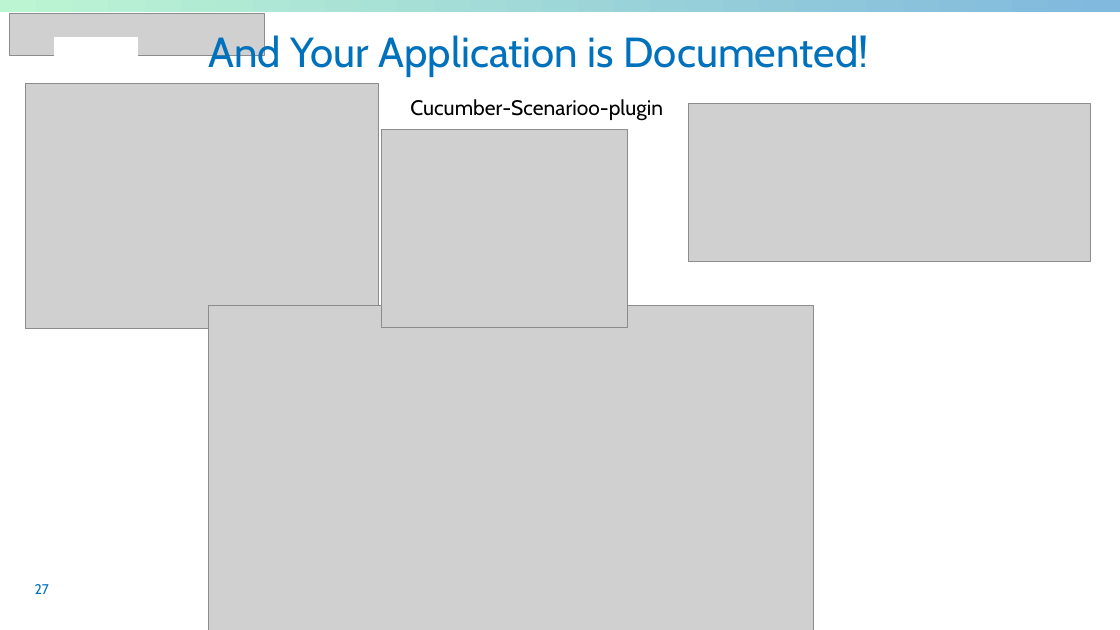
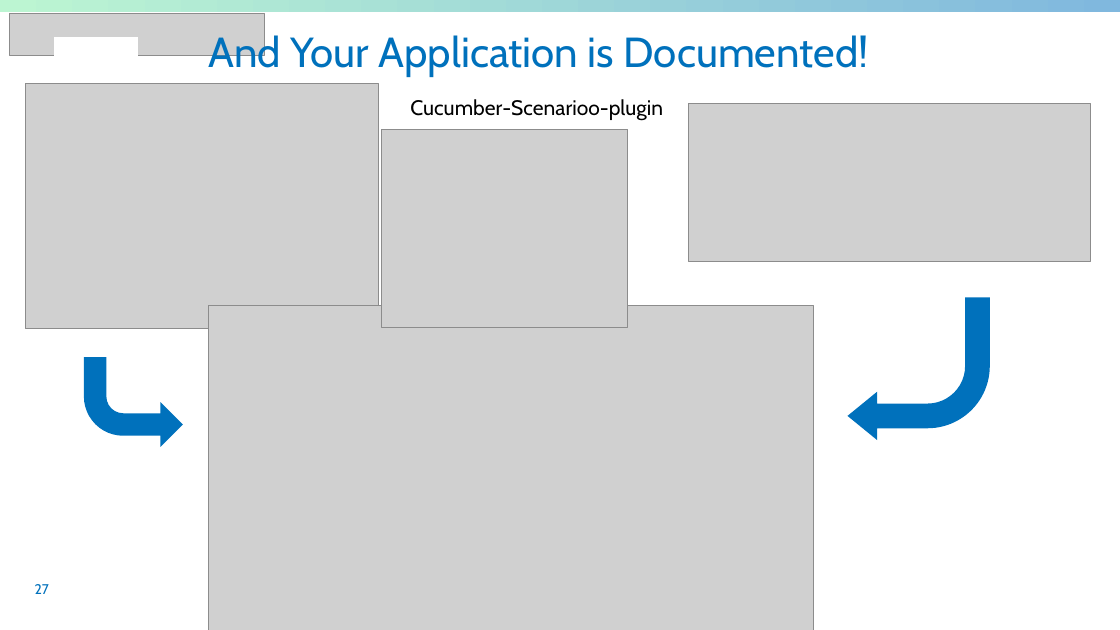
Before and after one commit to sableu/BDD4OQ, a slide deck: slide 27 of thesis/Presentation/FinalPresentation.pptx. Drawn at 1120x630 pixels with LibreOffice and Linux fonts; fonts in the diff are those of the drawing; grey boxes stand for pictures; background and template pictures are left out. Boxes give left, top, right and bottom in pixels: in the first picture for what was removed or moved away, otherwise in the second. Text is boxed around its words. In the diff, an @@ line names an element or a change of style, - is before the commit and + after.

```diff
--- a/thesis/Presentation/FinalPresentation.pptx
+++ b/thesis/Presentation/FinalPresentation.pptx
@@ bent arrow added at box(848, 297, 990, 440), fill #0071BC @@
@@ bent arrow added at box(84, 357, 183, 447), fill #0071BC @@
```
Also in this commit, not shown: 2 other slides changed.
